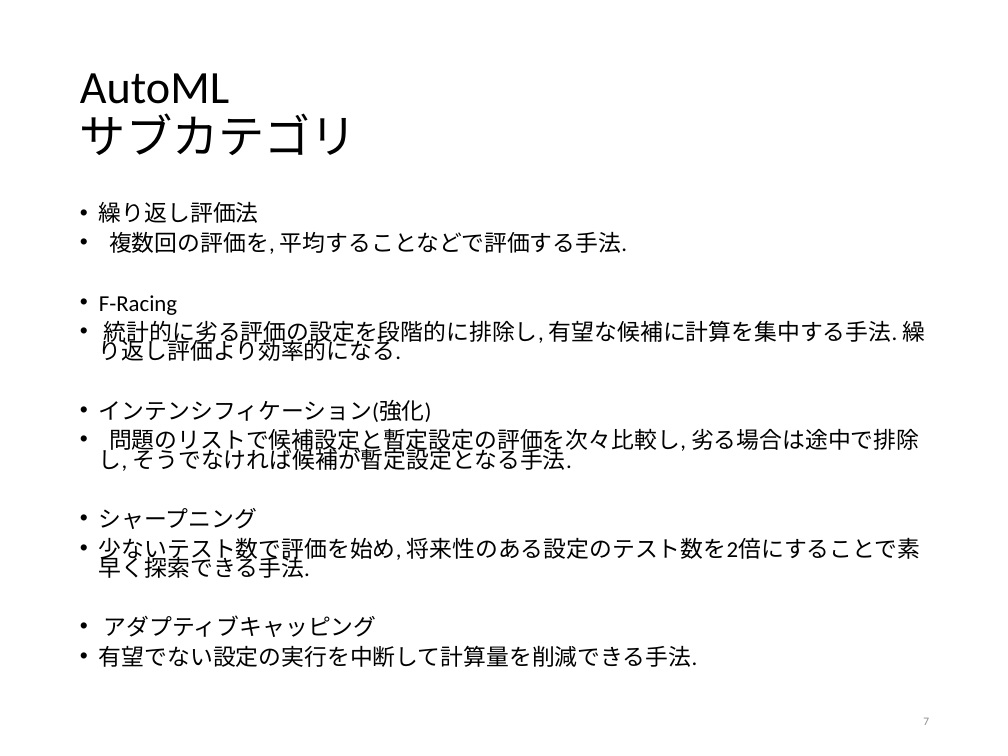
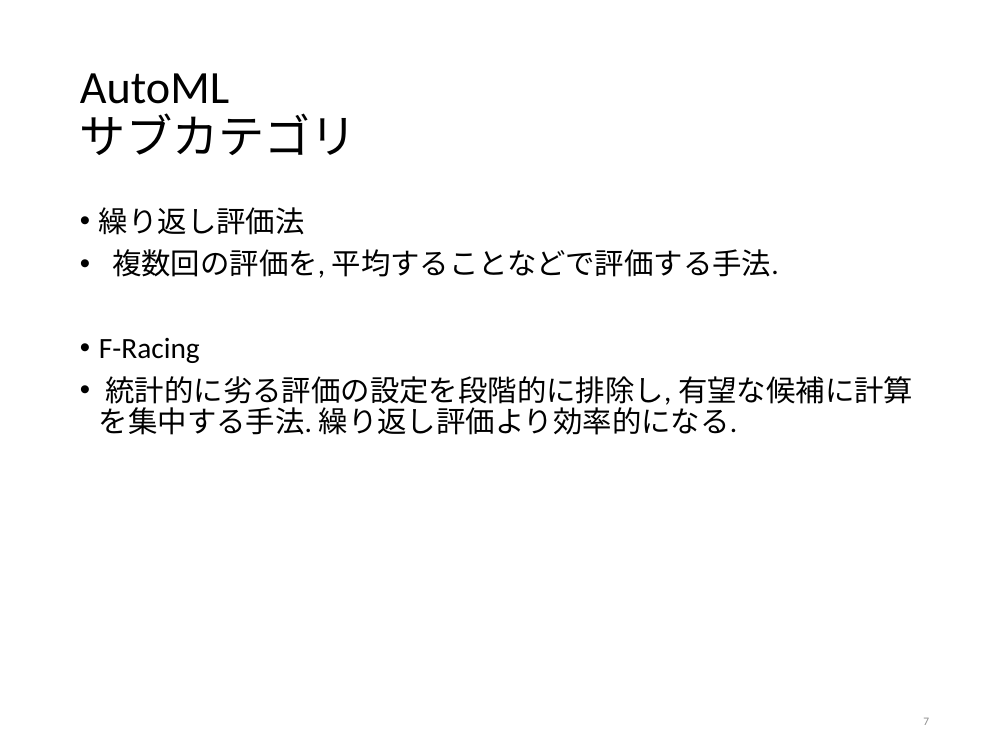
Before and after one commit to tatsuya-sugiyama/WeeklyReport, a slide deck: slide 7 of report/2020前期/2020sugiyama.pptx. Drawn at 1008x756 pixels with LibreOffice and Linux fonts; fonts in the diff are those of the drawing. Boxes give left, top, right and bottom in pixels: in the first picture for what was removed or moved away, otherwise in the second. Text is boxed around its words. In the diff, an @@ line names an element or a change of style, - is before the commit and + after.

```diff
--- a/report/2020前期/2020sugiyama.pptx
+++ b/report/2020前期/2020sugiyama.pptx
@@ text "繰り返し評価法" at (99, 207, 913, 435): size 16.3 to 21 pt; line spacing 0.7 to 0.9 @@
@@ text at (99, 400, 921, 667): paragraphs removed @@
-• インテンシフィケーション(強化)
-• 問題のリストで候補設定と暫定設定の評価を次々比較し, 劣る場合は途中で排除し, そうでなければ候補が暫定設定となる手法.
-• シャープニング
-• 少ないテスト数で評価を始め, 将来性のある設定のテスト数を2倍にすることで素早く探索できる手法.
-• アダプティブキャッピング
-• 有望でない設定の実行を中断して計算量を削減できる手法.
```
Also in this commit, not shown: 5 other slides changed, 1 slide added, 2 other files.
